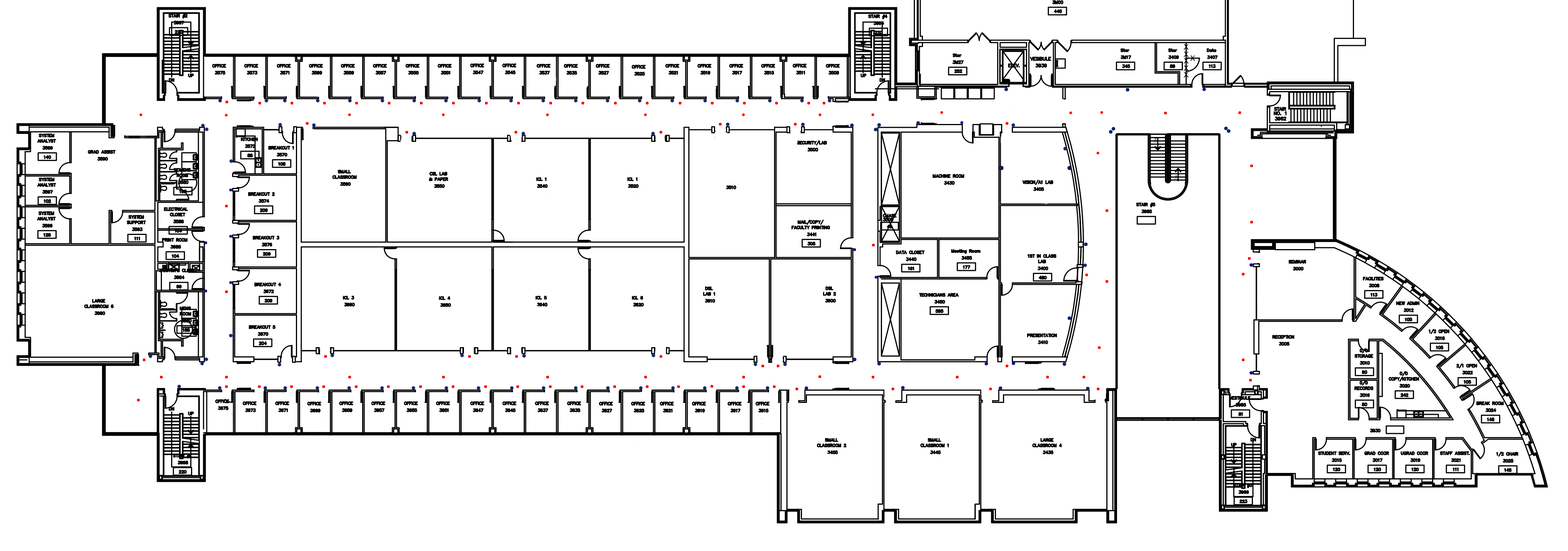
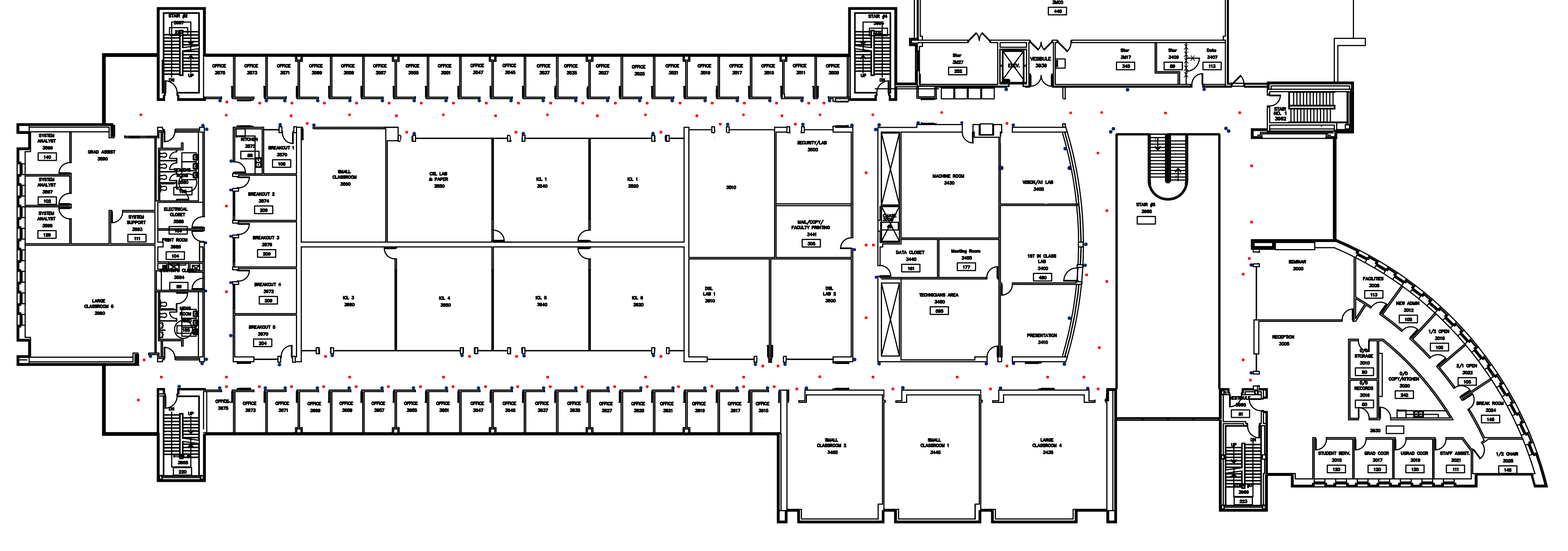
Comparing the layer stacks of the two 1568 × 551 images. Changes:
painted on "Locations" over [289, 114, 868, 320]
